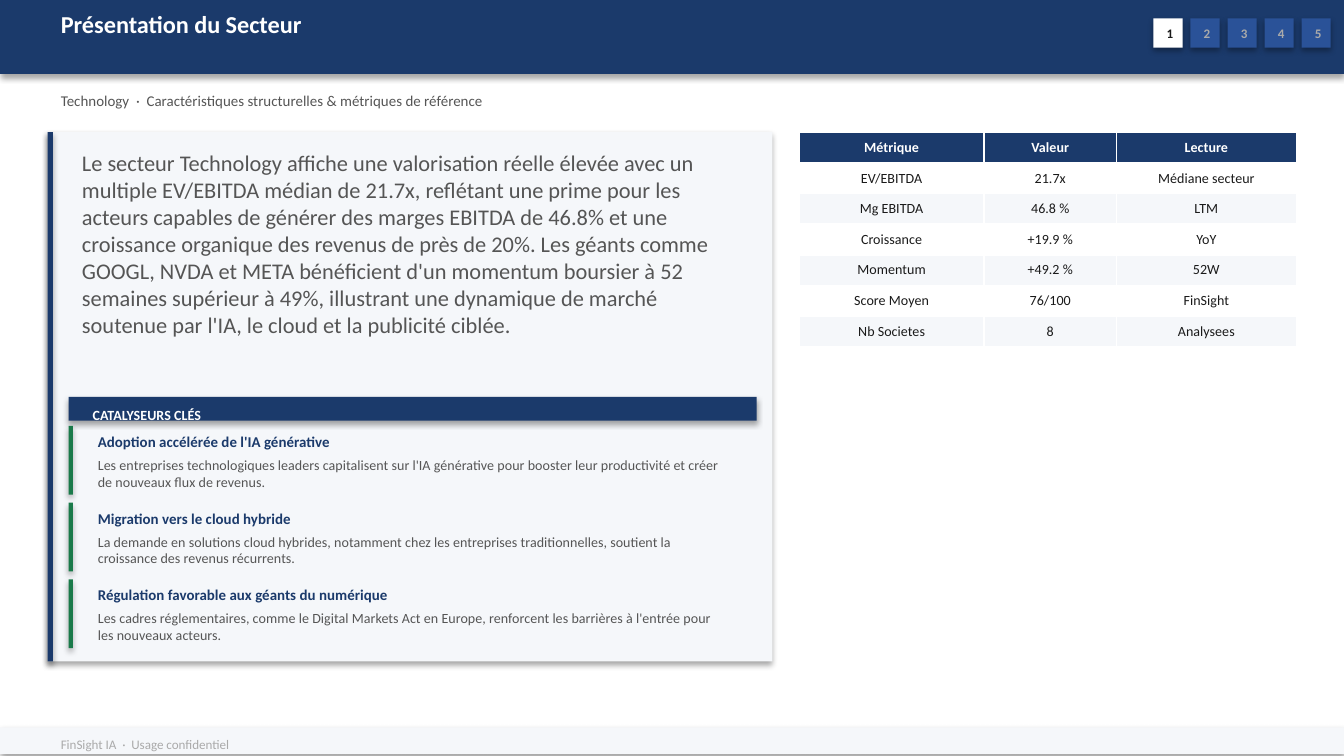
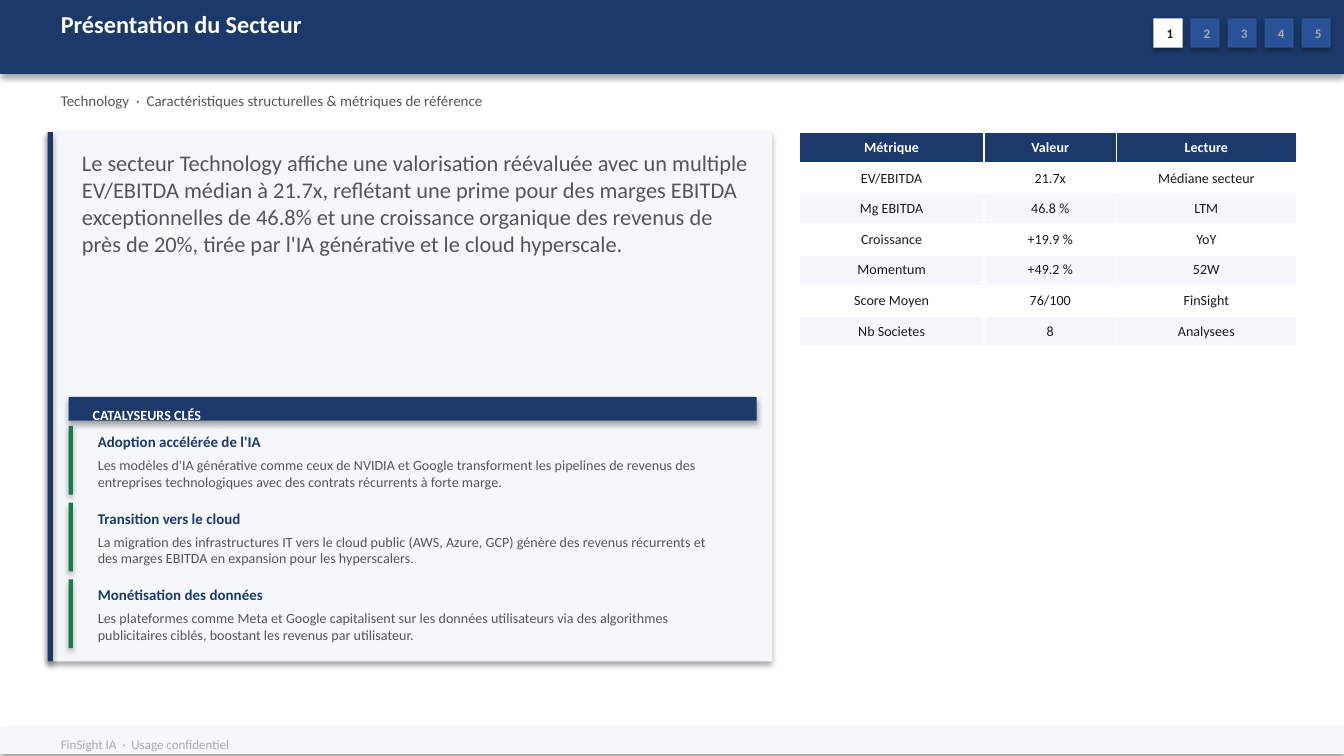
Before and after one commit to baptistejeh07-art/finsight-ia, a slide deck: slide 5 of preview/secteur_Technology_S&P_500/secteur_Technology_S&P_500.pptx. Drawn at 1344x756 pixels with LibreOffice and Linux fonts; fonts in the diff are those of the drawing. Boxes give left, top, right and bottom in pixels: in the first picture for what was removed or moved away, otherwise in the second. Text is boxed around its words. In the diff, an @@ line names an element or a change of style, - is before the commit and + after.

Commit message:
chore(preview): secteur_Technology_S&P_500 outputs regeneres

```diff
--- a/preview/secteur_Technology_S&P_500/secteur_Technology_S&P_500.pptx
+++ b/preview/secteur_Technology_S&P_500/secteur_Technology_S&P_500.pptx
@@ text at bbox=[82, 155, 747, 256]: text changed @@
-Le secteur Technology affiche une valorisation réelle élevée avec un multiple EV/EBITDA médian de 21.7x, reflétant une prime pour les acteurs capables de générer des marges EBITDA de 46.8% et une croissance organique des revenus de près de 20%. Les géants comme GOOGL, NVDA et META bénéficient d'un momentum boursier à 52 semaines supérieur à 49%, illustrant une dynamique de marché soutenue par l'IA, le cloud et la publicité ciblée.
+Le secteur Technology affiche une valorisation réévaluée avec un multiple EV/EBITDA médian à 21.7x, reflétant une prime pour des marges EBITDA exceptionnelles de 46.8% et une croissance organique des revenus de près de 20%, tirée par l'IA générative et le cloud hyperscale.
@@ text at bbox=[98, 436, 260, 450]: text changed @@
-Adoption accélérée de l'IA générative
+Adoption accélérée de l'IA
@@ text at bbox=[98, 460, 695, 490]: text changed @@
-Les entreprises technologiques leaders capitalisent sur l'IA générative pour booster leur productivité et créer de nouveaux flux de revenus.
+Les modèles d'IA générative comme ceux de NVIDIA et Google transforment les pipelines de revenus des entreprises technologiques avec des contrats récurrents à forte marge.
@@ text at bbox=[98, 513, 240, 524]: text changed @@
-Migration vers le cloud hybride
+Transition vers le cloud
@@ text at bbox=[98, 537, 706, 566]: text changed @@
-La demande en solutions cloud hybrides, notamment chez les entreprises traditionnelles, soutient la croissance des revenus récurrents.
+La migration des infrastructures IT vers le cloud public (AWS, Azure, GCP) génère des revenus récurrents et des marges EBITDA en expansion pour les hyperscalers.
@@ text at bbox=[98, 589, 263, 600]: text changed @@
-Régulation favorable aux géants du numérique
+Monétisation des données
@@ text at bbox=[98, 613, 668, 642]: text changed @@
-Les cadres réglementaires, comme le Digital Markets Act en Europe, renforcent les barrières à l'entrée pour les nouveaux acteurs.
+Les plateformes comme Meta et Google capitalisent sur les données utilisateurs via des algorithmes publicitaires ciblés, boostant les revenus par utilisateur.
```
Also in this commit, not shown: 5 other slides changed, 2 other files.
